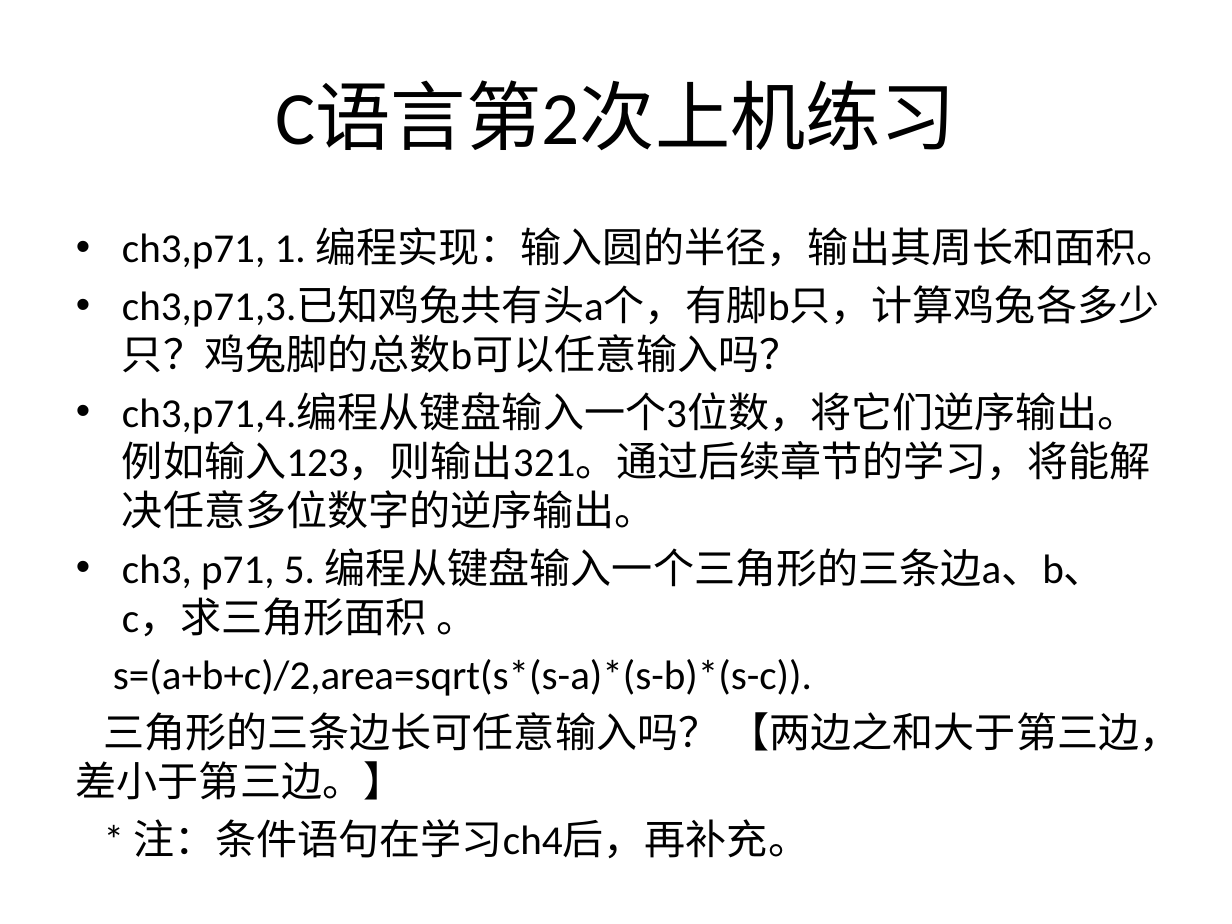
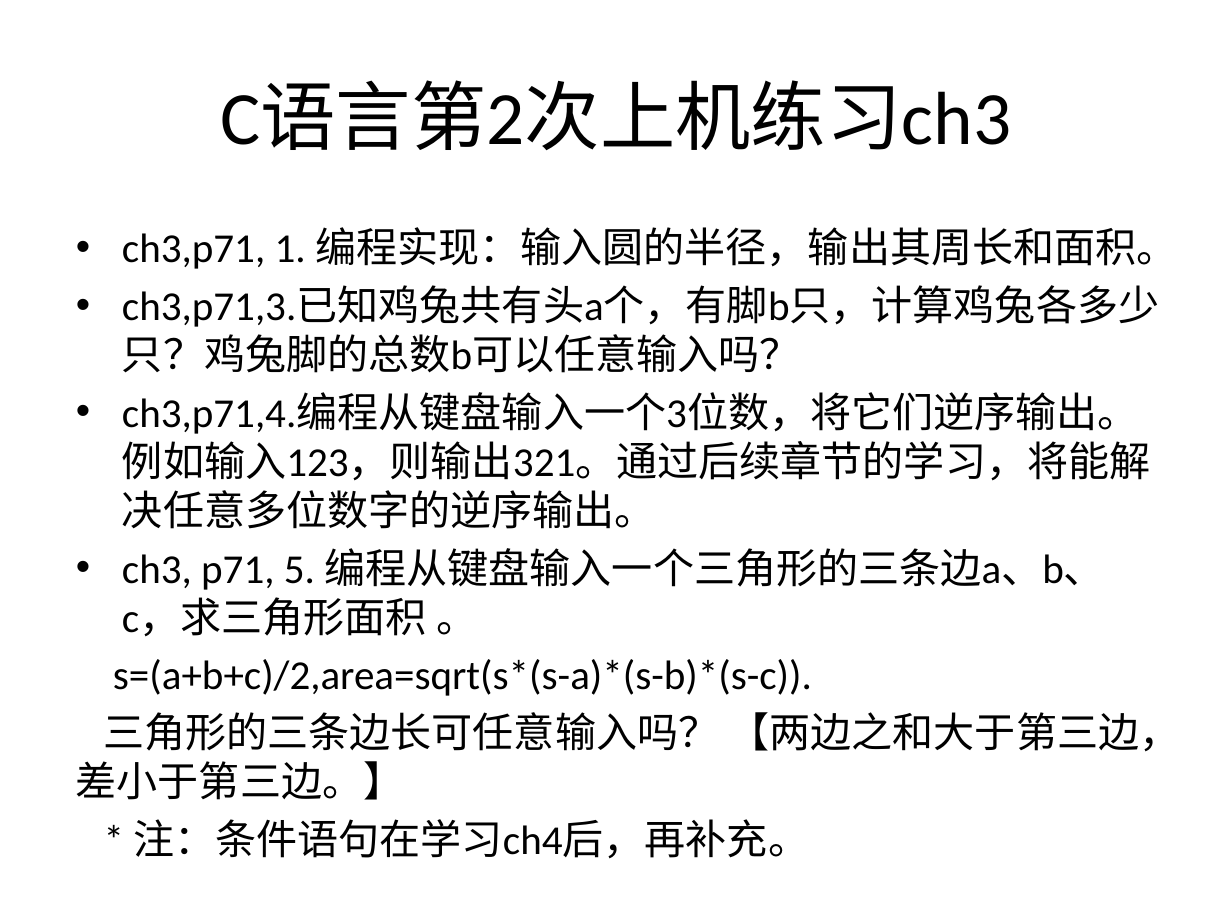
Before and after one commit to jtrfid/C-Repositories, a slide deck: slide 17 of 2016/上机安排.pptx (slide 16 before the commit). Drawn at 1232x924 pixels with LibreOffice and Linux fonts; fonts in the diff are those of the drawing. Boxes give left, top, right and bottom in pixels: in the first picture for what was removed or moved away, otherwise in the second. Text is boxed around its words. In the diff, an @@ line names an element or a change of style, - is before the commit and + after.

Commit message:
修订上机安排

```diff
--- a/2016/上机安排.pptx
+++ b/2016/上机安排.pptx
@@ title at (221,81,1012,150): text changed @@
-C语言第2次上机练习
+C语言第2次上机练习ch3
```
Also in this commit, not shown: 9 other slides changed, 9 slides added, 1 other file.
